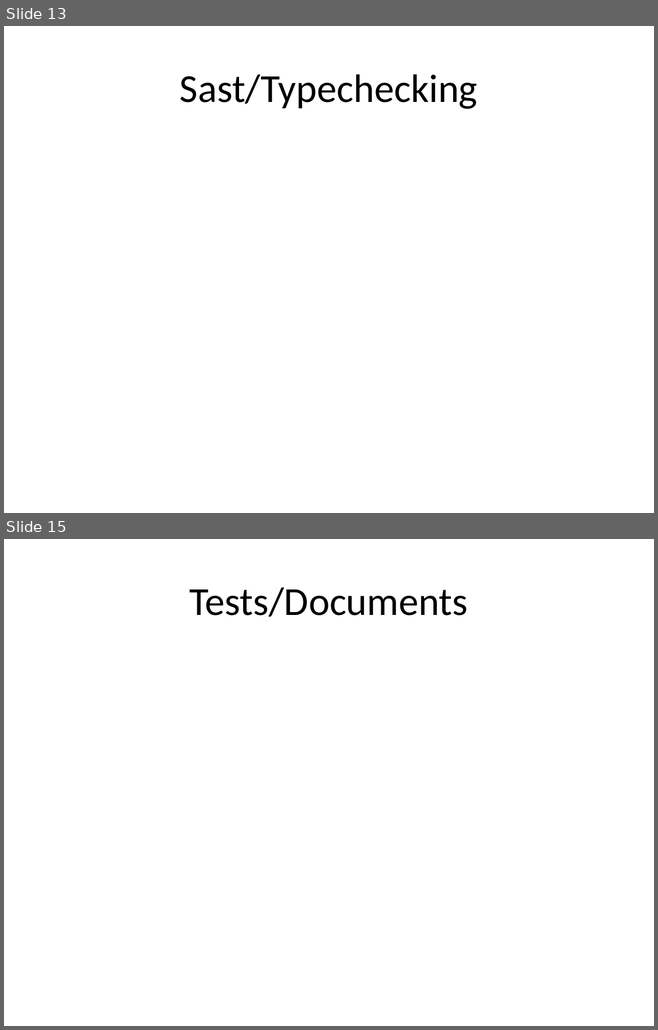
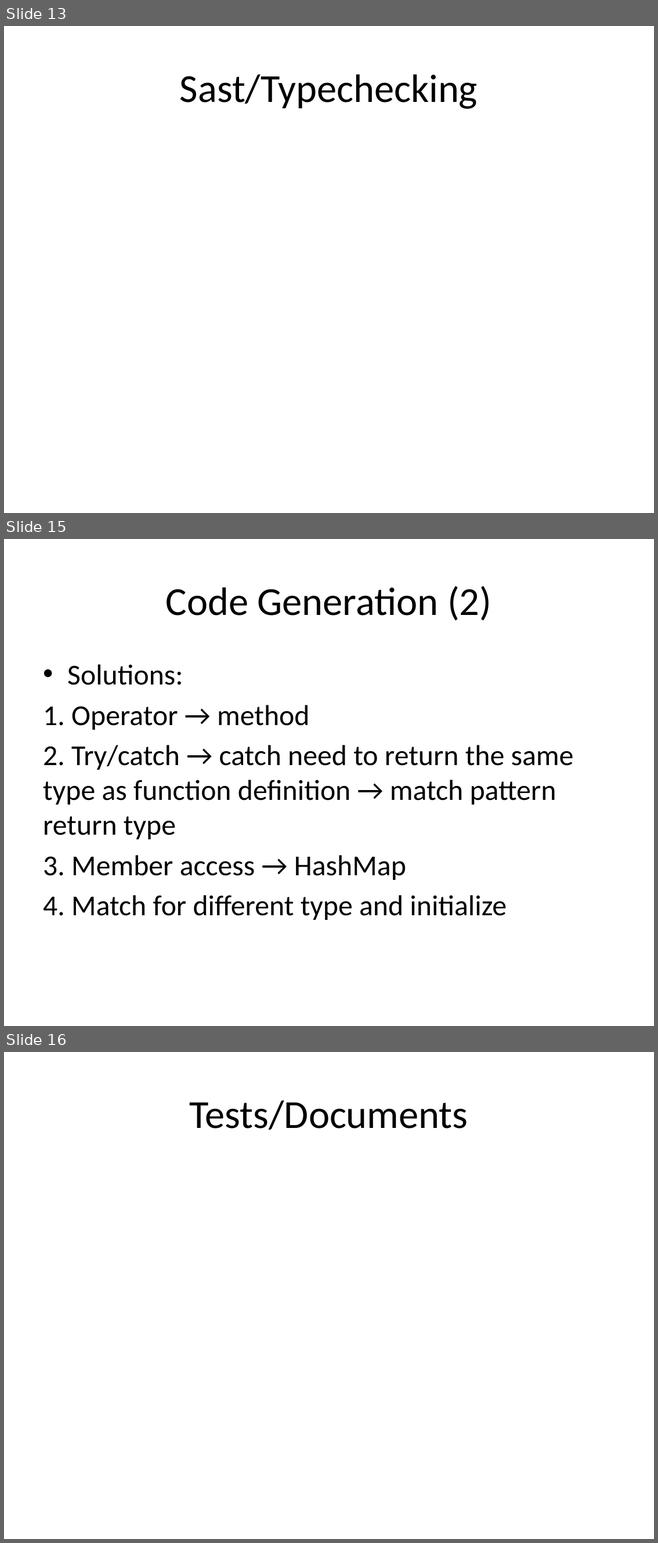
Before and after one commit to liufei11111/w4115PLT, a slide deck: src/project/demo/PLTFinalPresentation.pptx. Shown one above the other, each under a label of ours: slides 13 and 15 before the commit, slides 13, 15 and 16 after it; the slides between them are not shown. The pictures are 658x1030 and 658x1543 pixels, drawn with LibreOffice and Linux fonts; fonts in the diff are those of the drawing. Boxes give left, top, right and bottom in pixels: in the first picture for what was removed or moved away, otherwise in the second. Text is boxed around its words. In the diff, an @@ line names an element or a change of style, - is before the commit and + after.

```diff
--- a/src/project/demo/PLTFinalPresentation.pptx
+++ b/src/project/demo/PLTFinalPresentation.pptx
@@ slide 15 added at (4,539,654,1026), background #FFFFFF @@
@@ title added at (166,586,491,621), 44 pt, text #000000 @@
+Code Generation (2)
@@ text added at (43,664,574,920), 32 pt, text #000000 @@
+• Solutions:
+1. Operator → method
+2. Try/catch → catch need to return the same type as function definition → match pattern return type
+3. Member access → HashMap
+4. Match for different type and initialize
@@ what was slide 15 is now slide 16 @@
```
Also in this commit, not shown: 1 slide changed.
